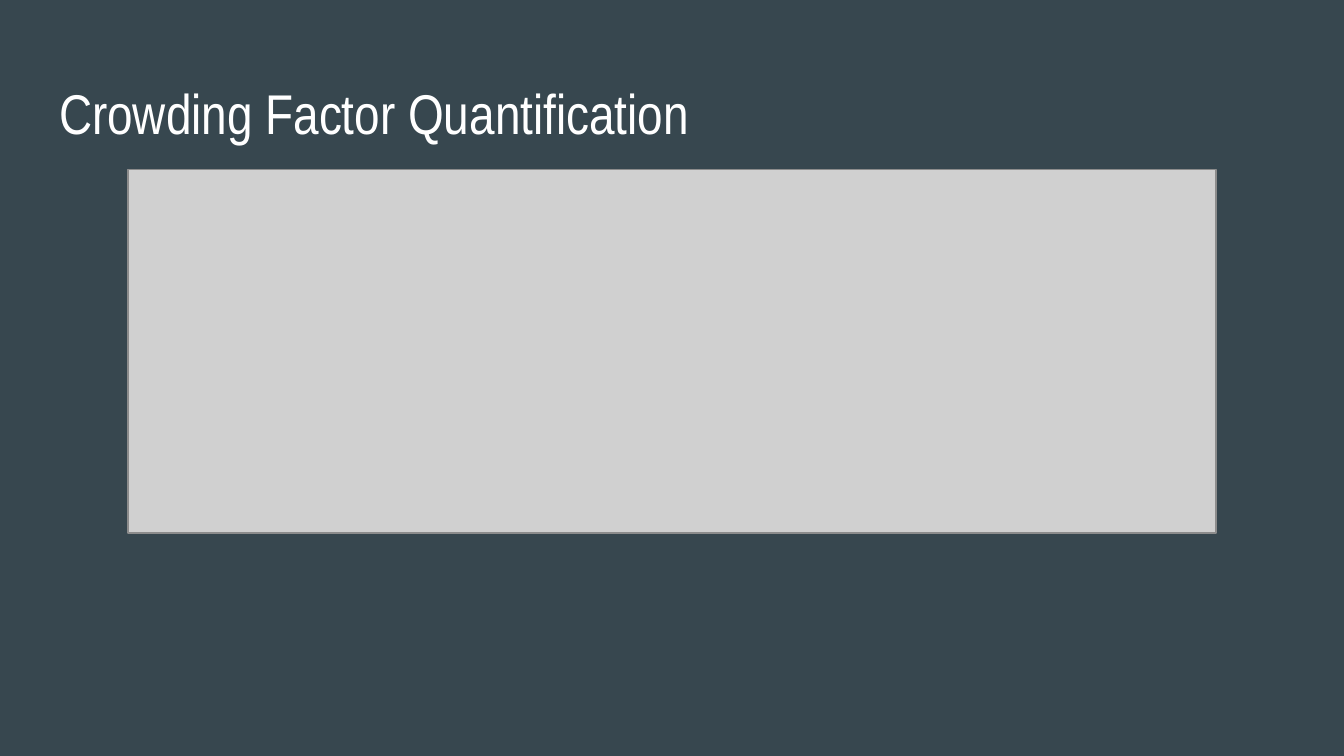
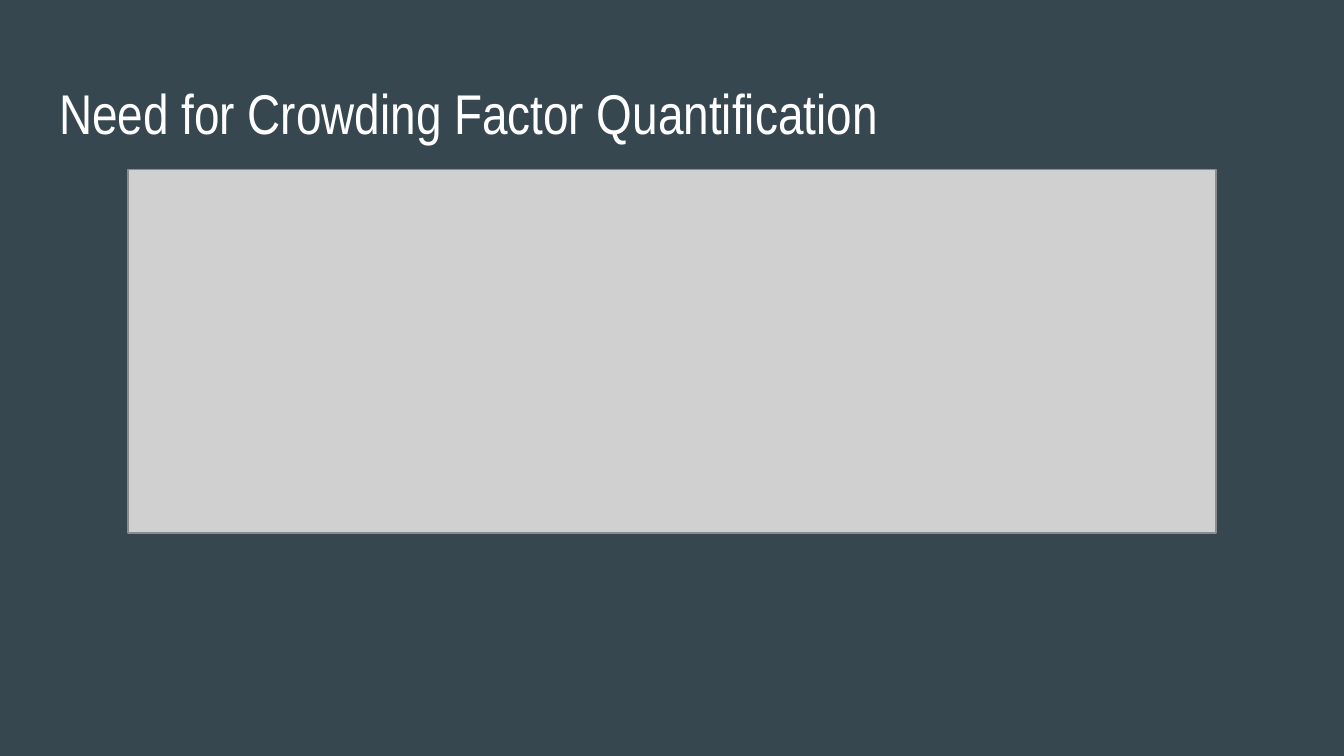
Before and after one commit to ranamihir/btp, a slide deck: slide 15 of End-Term Presentation (4-1).pptx. Drawn at 1344x756 pixels with LibreOffice and Linux fonts; fonts in the diff are those of the drawing; grey boxes stand for pictures. Boxes give left, top, right and bottom in pixels: in the first picture for what was removed or moved away, otherwise in the second. Text is boxed around its words. In the diff, an @@ line names an element or a change of style, - is before the commit and + after.

```diff
--- a/End-Term Presentation (4-1).pptx
+++ b/End-Term Presentation (4-1).pptx
@@ text at (x1=59, y1=93, x2=878, y2=144): text changed @@
-Crowding Factor Quantification
+Need for Crowding Factor Quantification
```
Also in this commit, not shown: 7 other slides changed, 3 slides added, 1 slide removed, 3 other files.
